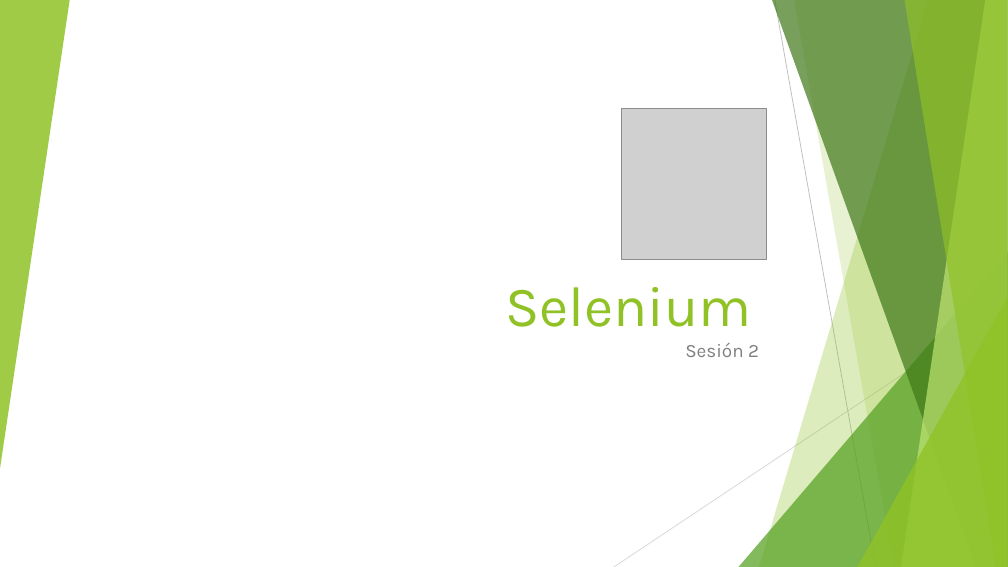
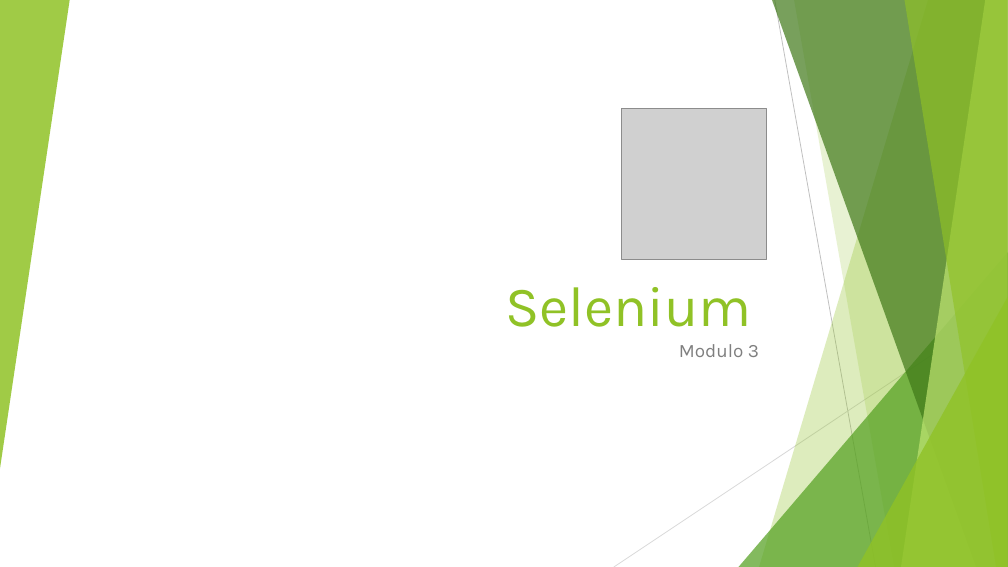
Before and after one commit to jomarnavarro/javaOoBasico, a slide deck: slide 1 of slides/Selenium, Module3.pptx. Drawn at 1008x567 pixels with LibreOffice and Linux fonts; fonts in the diff are those of the drawing; grey boxes stand for pictures. Boxes give left, top, right and bottom in pixels: in the first picture for what was removed or moved away, otherwise in the second. Text is boxed around its words. In the diff, an @@ line names an element or a change of style, - is before the commit and + after.

```diff
--- a/slides/Selenium, Module3.pptx
+++ b/slides/Selenium, Module3.pptx
@@ subtitle at box(679, 344, 759, 357): text changed @@
-Sesión 2
+Modulo 3
```
Also in this commit, not shown: 1 other slide changed, 2 slides added, 4 other files.
